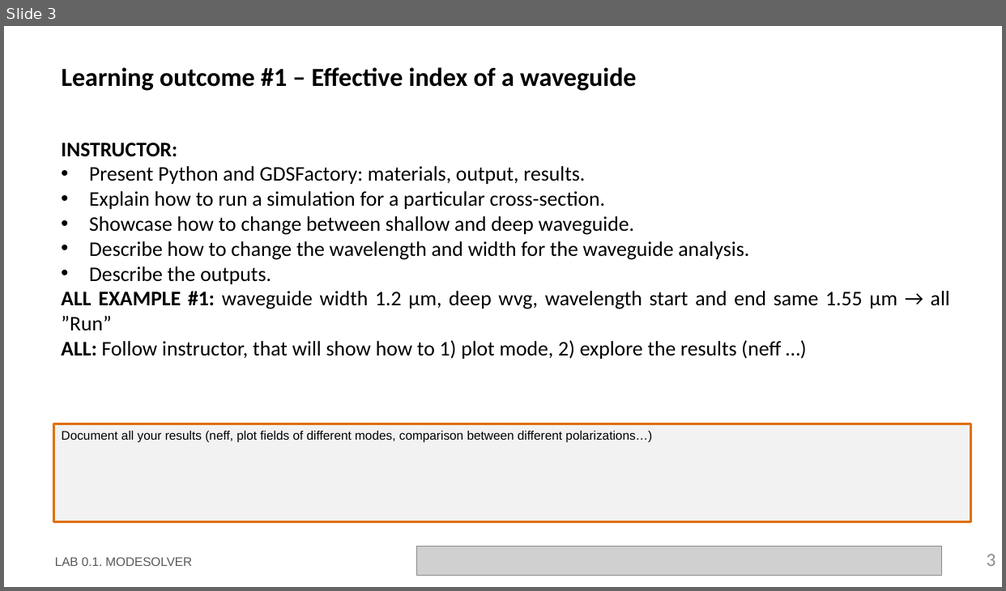
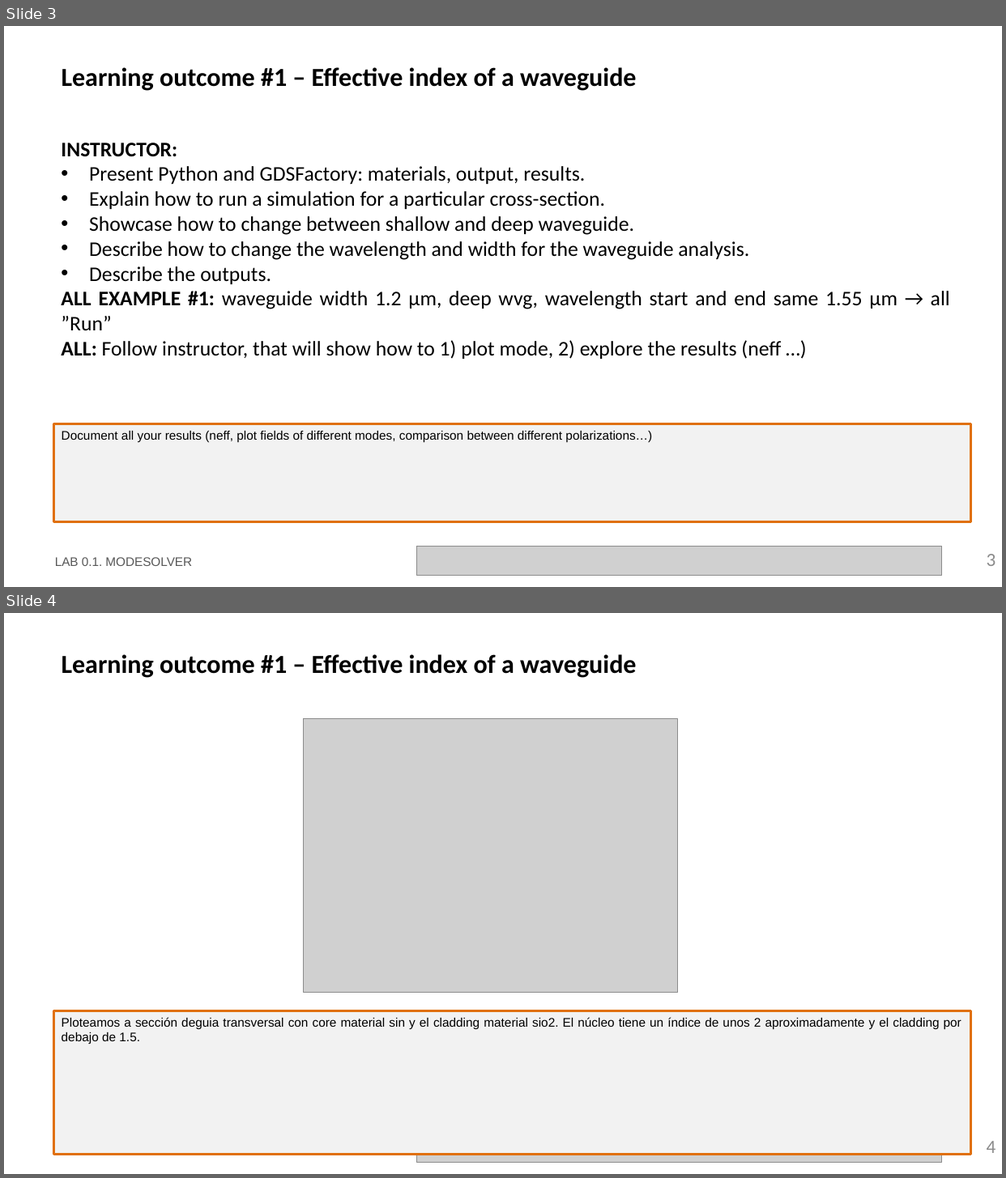
Before and after one commit to RobertoFernandezSevilla/pic-upv-lab0, a slide deck: LabBook_010.pptx. Shown one above the other, each under a label of ours: slide 3 before the commit, slides 3 and 4 after it. The pictures are 1006x591 and 1006x1178 pixels, drawn with LibreOffice and Linux fonts; fonts in the diff are those of the drawing; grey boxes stand for pictures; background and template pictures are left out. Boxes give left, top, right and bottom in pixels: in the first picture for what was removed or moved away, otherwise in the second. Text is boxed around its words. In the diff, an @@ line names an element or a change of style, - is before the commit and + after.

```diff
--- a/LabBook_010.pptx
+++ b/LabBook_010.pptx
@@ slide 4 added at box(4, 613, 1002, 1174), background #FFFFFF @@
@@ title added at box(62, 654, 636, 678), 25 pt, text #000000, bold @@
+Learning outcome #1 – Effective index of a waveguide
@@ picture added at box(304, 718, 678, 993) @@
@@ rectangle added at box(54, 1012, 971, 1155), fill #F2F2F2, outline #E0700D 2.25 pt, 12 pt, text #000000 @@
+Ploteamos a sección deguia transversal con core material sin y el cladding material sio2. El núcleo tiene un índice de unos 2 aproximadamente y el cladding por debajo de 1.5.
@@ picture added at box(417, 1133, 942, 1163) @@
@@ page number added at box(987, 1141, 996, 1153), 18 pt, text #8C8C8C @@
+4
@@ text added at box(55, 1153, 192, 1156), 12 pt, text #585858 @@
+LAB 0.1. MODESOLVER
```
Also in this commit, not shown: 5 other slides added, 3 other files.
